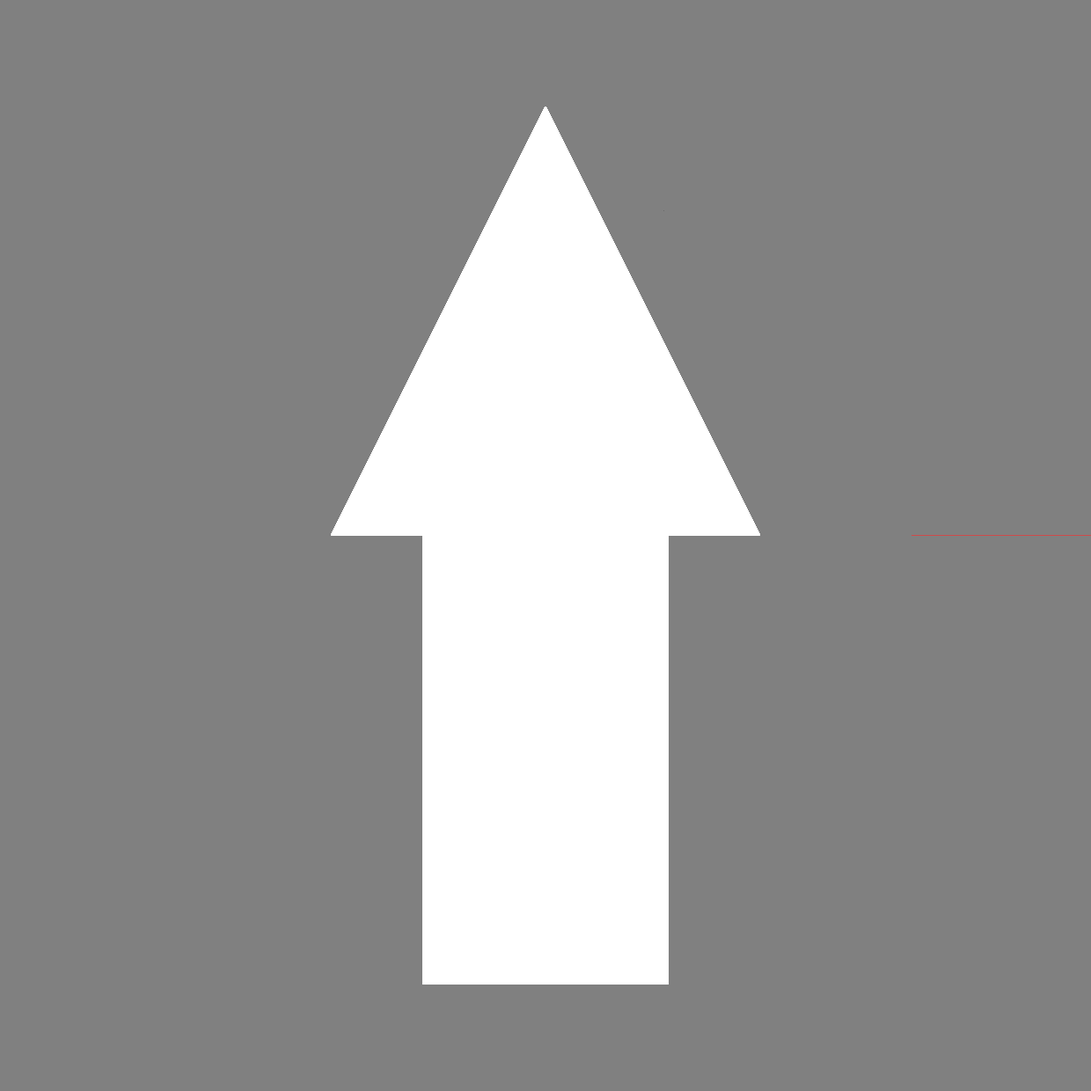
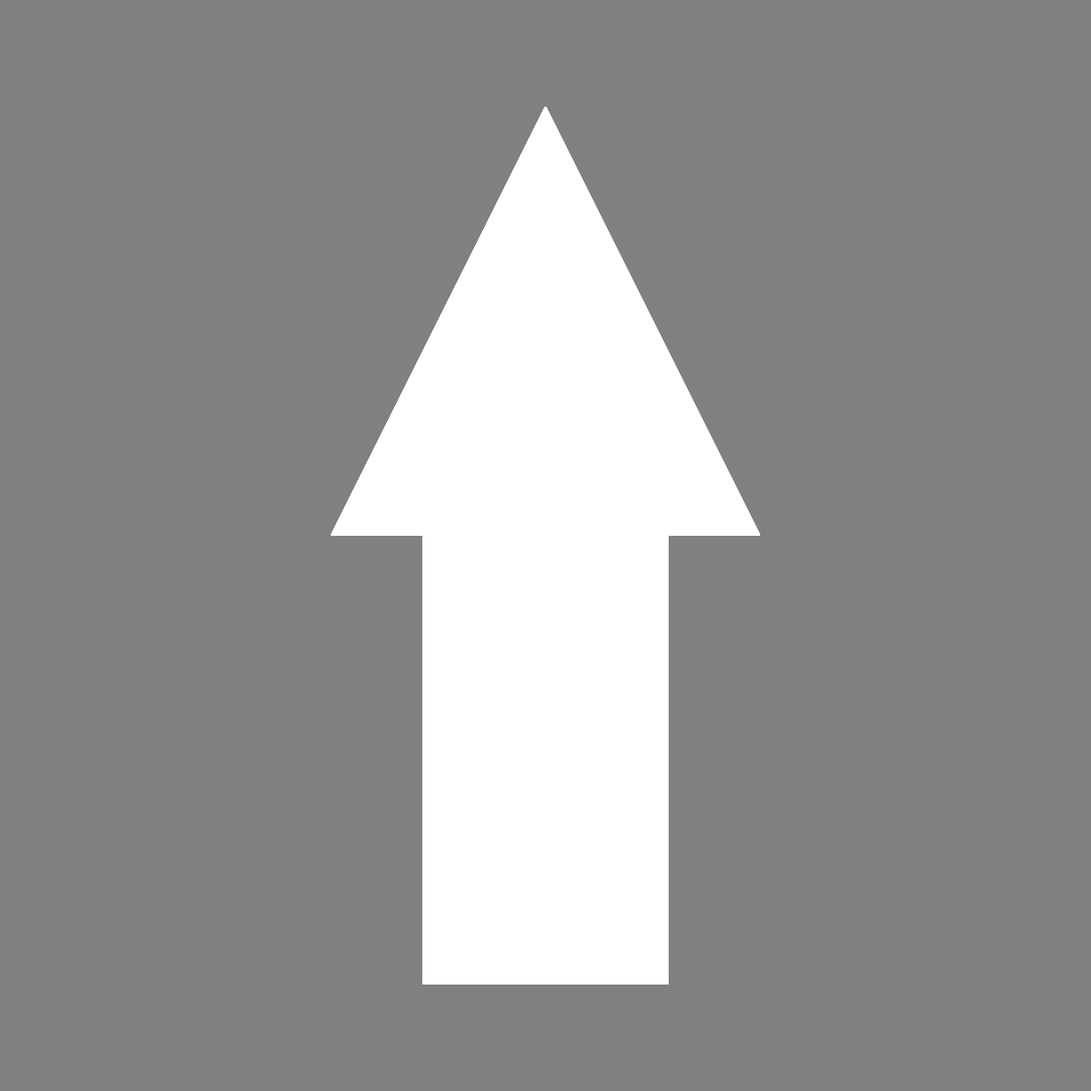
Before/after of a 1091 x 1091 layered artwork. What changed in the layer stack:
painted on "Layer 2" over [911, 535, 1091, 537]
